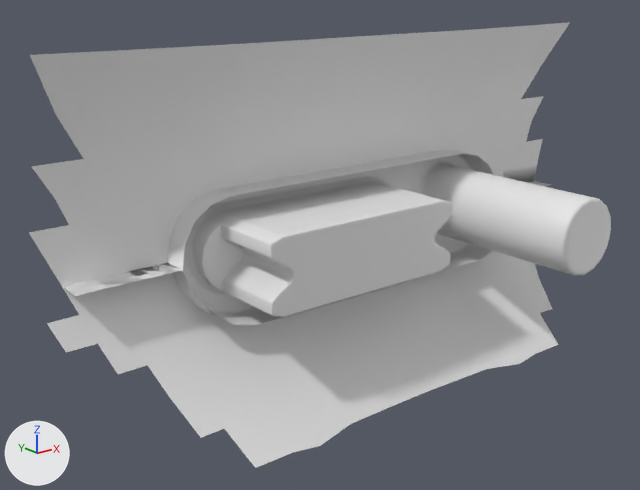
Renders of the OBJ model PadForge.App/3DModels/DS4/JetBlack/Aux-Port.obj from each side of a commit.
Both versions are drawn from a camera (50 mm lens) standing at (-24.9, 6.3, 6.1) and looking at (-2.9, 33.9, -4.9). The lights are fixed; the arrows at lower left show +X, +Y and +Z. The older version comes first. Where no turn or scale is listed for an object, it has been applied to the vertices. Vertices at exactly the same position are counted once.

Before the edit, the objects in view are built like this:
```python
me_aux_port = bpy.data.meshes.new('Aux-Port')
me_aux_port.from_pydata(...)  # 2822 vertices, 2646 faces; spans x -14.3..14.3, y 27.4..36.5, z -11.5..3.5
ob_aux_port = bpy.data.objects.new('Aux-Port', me_aux_port)
ob_aux_port.location = (0.0, 0.0, 0.0)
```
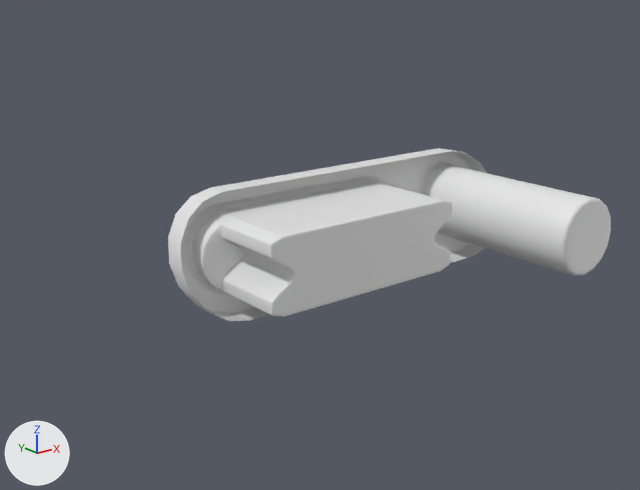
The edits, one by one:
me_aux_port is used by ob_aux_port; location (0.0, 0.0, 0.0).
me_aux_port had 2822 vertices, 2646 faces and spanned x -14.3..14.3, y 27.4..36.5, z -11.5..3.5.
me_aux_port now has 1785 vertices, 1756 faces and spans x -9.0..9.1, y 27.4..36.5, z -7.3..-2.4.
me_aux_port part 1: 11 loose pieces with 1037 vertices, spanning x -14.3..14.3, y 27.4..36.0, z -11.5..3.5, are deleted.

Where the change shows, as pixel boxes (x1, y1, x2, y2) in the pictures (640 x 490 px):
'Aux-Port', reshaped (24% narrower, 61% shorter): before (29, 22, 611, 468); after (168, 148, 611, 321)
part 1 of me_aux_port, deleted: before (29, 22, 570, 468)
